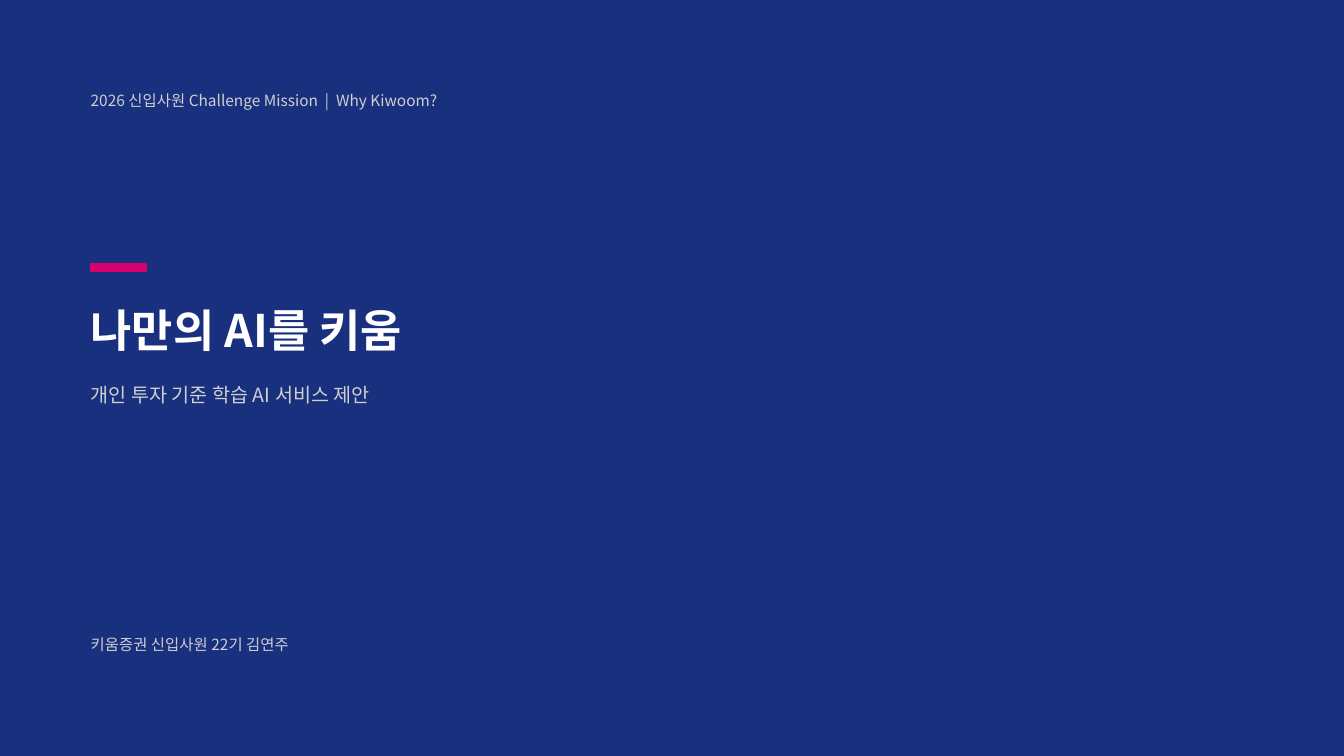
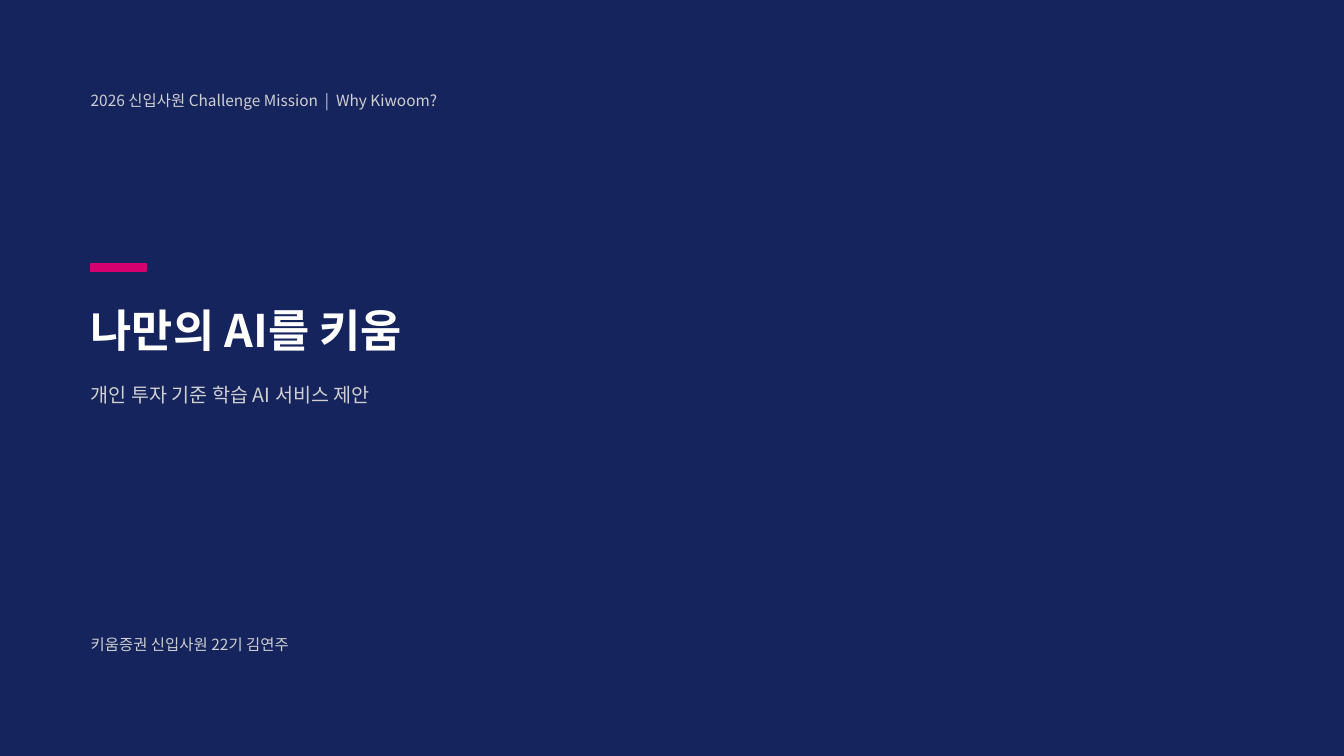
Before and after one commit to kjhoeakjy/why-kw, a slide deck: slide 1 of docs/deck/WhyKiwoom_AI_FACTORY.pptx. Drawn at 1344x756 pixels with LibreOffice and Linux fonts; fonts in the diff are those of the drawing. Boxes give left, top, right and bottom in pixels: in the first picture for what was removed or moved away, otherwise in the second. Text is boxed around its words. In the diff, an @@ line names an element or a change of style, - is before the commit and + after.

```diff
--- a/docs/deck/WhyKiwoom_AI_FACTORY.pptx
+++ b/docs/deck/WhyKiwoom_AI_FACTORY.pptx
@@ background #18307E to #16245E @@
```
Also in this commit, not shown: 5 other slides changed, 10 other files.
